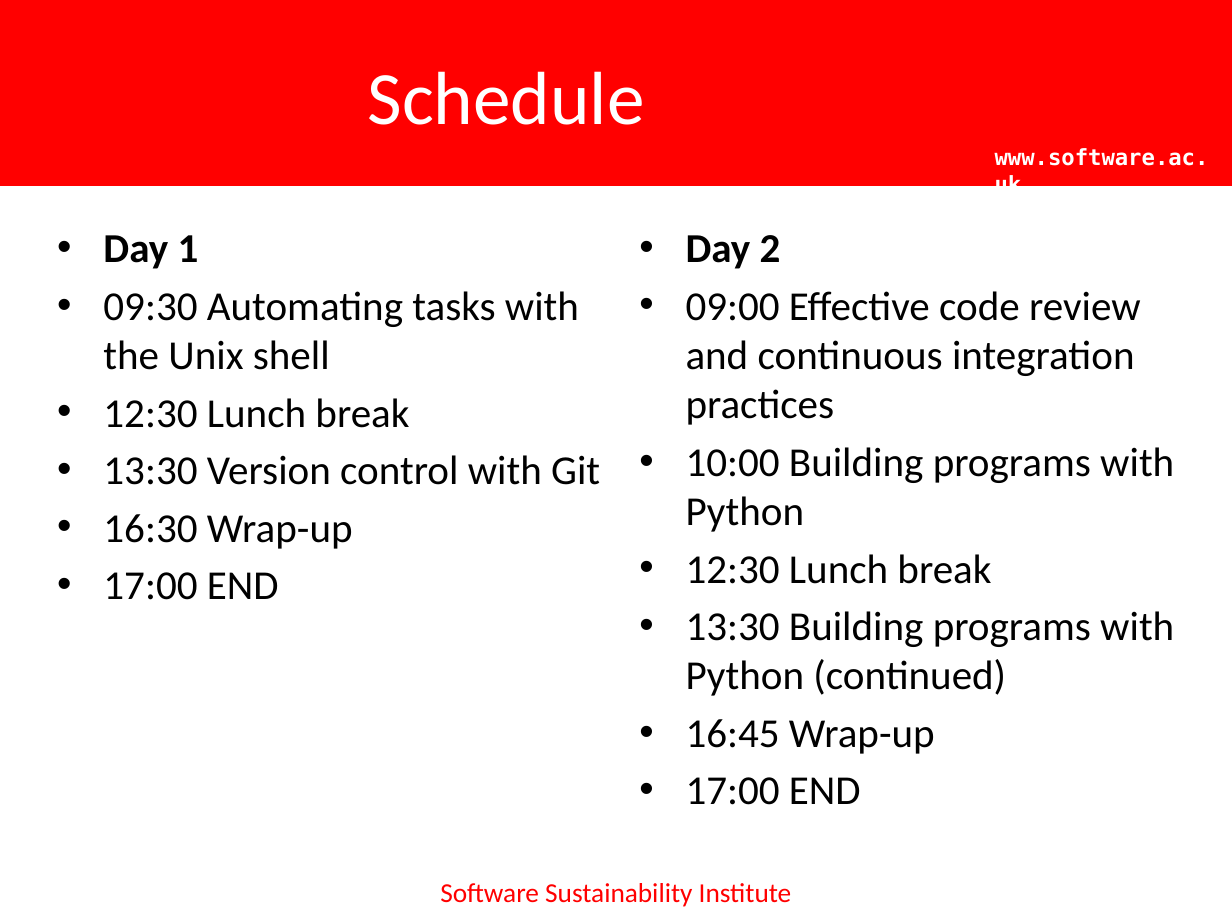
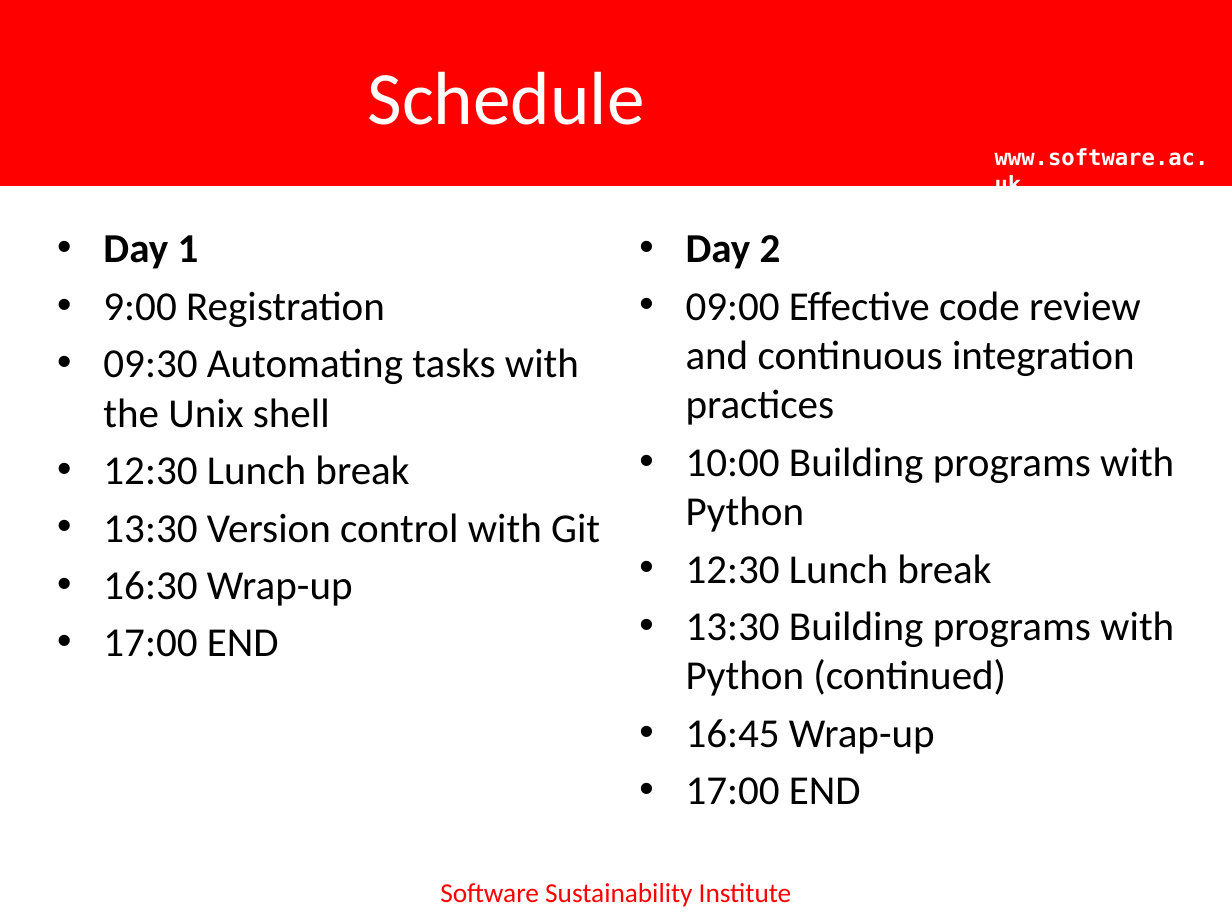
Before and after one commit to edcarp/2018-02-19-edinburgh, a slide deck: slide 3 of IntroductionConclusion.pptx. Drawn at 1232x924 pixels with LibreOffice and Linux fonts; fonts in the diff are those of the drawing; background and template pictures are left out. Boxes give left, top, right and bottom in pixels: in the first picture for what was removed or moved away, otherwise in the second. Text is boxed around its words. In the diff, an @@ line names an element or a change of style, - is before the commit and + after.

```diff
--- a/IntroductionConclusion.pptx
+++ b/IntroductionConclusion.pptx
@@ text at (x1=103, y1=291, x2=385, y2=327): paragraph added @@
+• 9:00 Registration
```
Also in this commit, not shown: 2 slides added.
